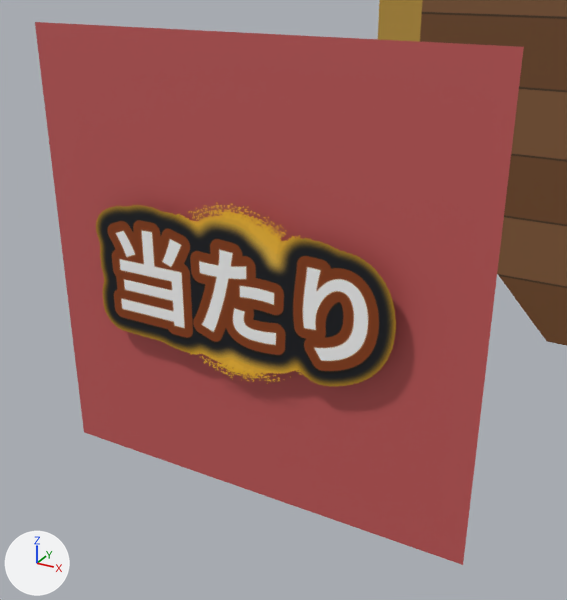
Renders of the glTF model public/presets/treasure/treasure_atari_3d.glb from each side of a commit.
One viewpoint serves both versions: a 50 mm camera at (0.00074, -0.78116, 0.1206) aimed at (0.00007, -0.77995, 0.11999). The axes (+X, +Y, +Z) are drawn at lower left. The lights are the same throughout. The older version comes first. Where no turn or scale is listed for an object, it has been applied to the vertices. Vertices at exactly the same position are counted once.

The older version as bpy lines, for what is in view:
```python
ob_badge_当たり = bpy.data.objects.new('badge_当たり', me_plane_001)
ob_badge_当たり.location = (0.0, -0.78, 0.12)
ob_chest_body = bpy.data.objects.new('chest_body', me_cube)
ob_chest_body.location = (0.0, 0.0, -0.02)
# me_plane_001
# before: 4 (-0.000475, 0.000035, -0.000475) at pixel (83, 432), 5 (0.000475, 0.000035, -0.000475) at pixel (463, 564), 6 (-0.000475, 0.000035, 0.000475) at pixel (34, 22), 7 (0.000475, 0.000035, 0.000475) at pixel (523, 47)
```
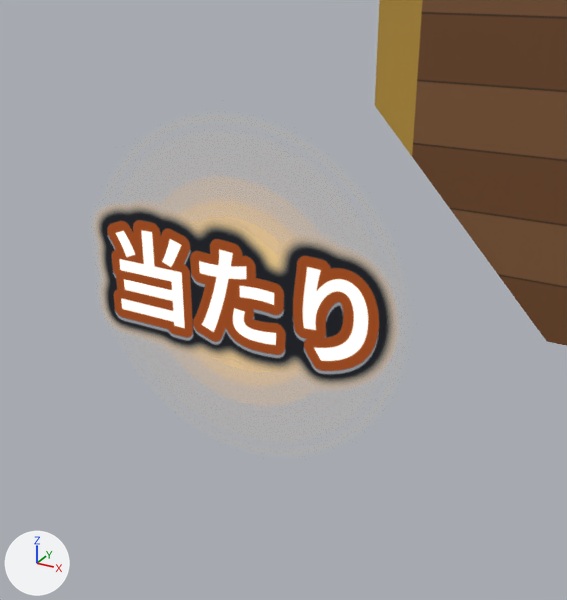
Patch to the scene script:
```diff
--- a/public/presets/treasure/treasure_atari_3d.glb.py
+++ b/public/presets/treasure/treasure_atari_3d.glb.py
@@ mat_badge_当たり_front @@
 mat_badge_当たり_front = bpy.data.materials.new('badge_当たり_front')
-# nodes: BsdfPrincipled, Math x2, OutputMaterial, TexImage
+# nodes: BsdfPrincipled, OutputMaterial, TexImage x2
 # uses the picture img_badge_当たり
@@ me_plane_001 @@
 # used by ob_badge_当たり; location = (0.0, -0.78, 0.12)
 # verts and faces of me_plane_001; kept vertices keep their numbers, new ones are numbered from 8
-me_plane_001.from_pydata(...)  # 8 vertices, 12 faces; spans x -0.000475..0.000475, y 0.0..0.000035, z -0.000475..0.000475
+me_plane_001.from_pydata(...)  # 8 vertices, 10 faces; spans x -0.000475..0.000475, y 0.0..0.000035, z -0.000475..0.000475
+# me_plane_001 part 1
+delete_faces([(4, 6, 7), (4, 7, 5)])
 me_plane_001.materials.append(mat_badge_当たり_front)
-me_plane_001.materials.append(mat_badge_当たり_rim)  # red #c45959
```

Boxes [x1, y1, x2, y2] around the edits, measured in the pictures (567 x 600 px):
'badge_当たり', surface changed, reshaped (lighter): before [35, 22, 524, 565]; after [98, 208, 393, 384]
part 1 of me_plane_001, deleted (red): before [35, 22, 524, 565]
